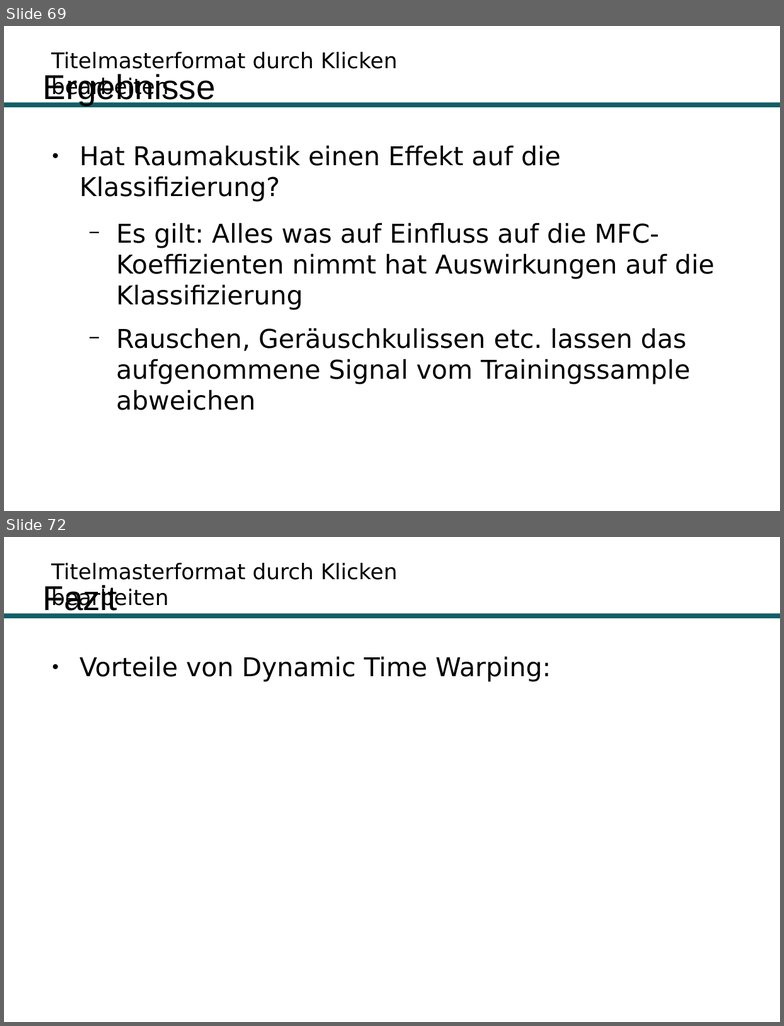
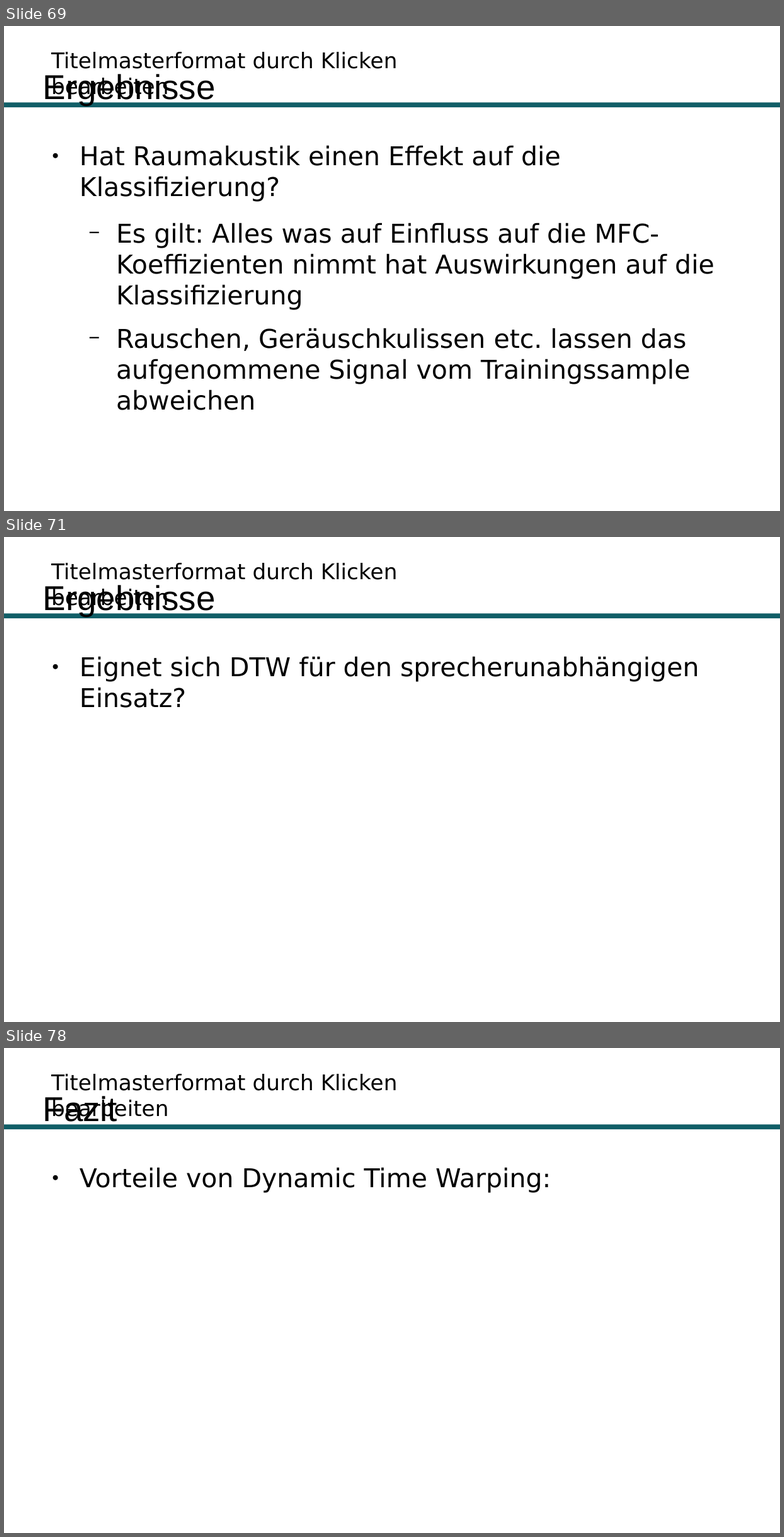
Before and after one commit to Hirnschwamm/DTW, a slide deck: Präsentation.odp. Shown one above the other, each under a label of ours: slides 69 and 72 before the commit, slides 69, 71 and 78 after it; the slides between them are not shown. The pictures are 784x1026 and 784x1537 pixels, drawn with LibreOffice and Linux fonts; fonts in the diff are those of the drawing; background and template pictures are left out. Boxes give left, top, right and bottom in pixels: in the first picture for what was removed or moved away, otherwise in the second. Text is boxed around its words. In the diff, an @@ line names an element or a change of style, - is before the commit and + after.

```diff
--- a/Präsentation.odp
+++ b/Präsentation.odp
@@ slide 71 added at [4,537,780,1022], background #FFFFFF; not listed: 2 template elements that a slide beside it also shows @@
@@ title added at [43,585,216,616], 32 pt, text #000000 @@
+Ergebnisse
@@ text added at [80,656,699,708], 24 pt, text #000000 @@
+● Eignet sich DTW für den sprecherunabhängigen Einsatz?
@@ what was slide 72 is now slide 78 @@
```
Also in this commit, not shown: 5 slides changed, 5 other slides added, 4 other files.
